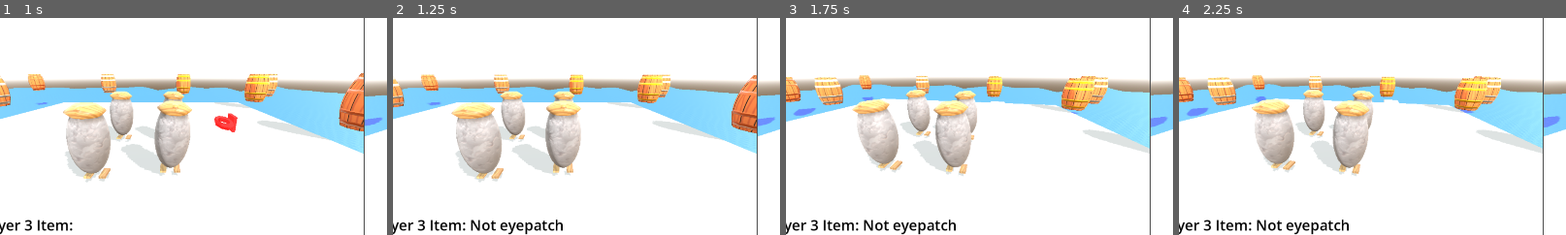
Above: before the commit, frames 1-4 (left to right).
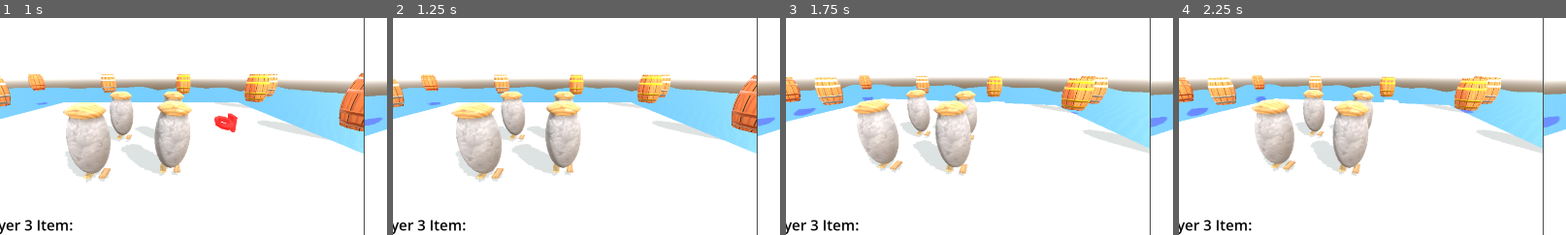
Above: after the commit, the same moments.

Repository: SofiaTilde/wrecked-DH2650-spel-project
Game: Godot game, scene res://node_3d.tscn
The game is run twice, just before and just after one commit, with the same random seed, the same clock (stepped at 60 frames per second) and the same inputs.
Inputs (mouse positions are % of the whole screen's width and height, from its top left):
- Up to frame 1 (1 s): move the mouse to (55, 50) at 0.52 s
- Up to frame 2 (1.25 s): no input
- Up to frame 3 (1.75 s): move the mouse to (45, 50) at 1.27 s
- Up to frame 4 (2.25 s): move the mouse to (52, 48) at 2.02 s
The pictures show only the part of the screen within x 3-53%, y 50-100%; the shares and areas given below are measured in that part.

Frame 1 is identical in both runs. In frame 2, 0.7% of the frame differs, in the area x 20-44%, y 92-100%; in frame 3, 0.7%; in frame 4, 0.7%.

Commit message:
Add eyepatch effect

Diff:
--- a/wrecked/items/effects/scripts/eyepatch.gd
+++ b/wrecked/items/effects/scripts/eyepatch.gd
@@ -1,14 +1,25 @@
 extends Item
+
+var textureNode: TextureRect
+var player: CharacterBody3D
 
 func _ready():
 	labelText = "Eyepatch"
+	overlayTexture = preload("res://items/effects/textures/eyepatch.png") as Texture2D
 
 func activateItem():
-	var player = detectHitPlayer()
+	player = detectHitPlayer()
 	if player == null:
 		return
-	applyEffect(player)
+	applyEffect()
 
-func applyEffect(player: CharacterBody3D):
-	player.update_item_label("hit player with eyepatch")
-	return
+func applyEffect():
+	textureNode = player.get_node("ItemEffect/TextureRect")
+	textureNode.texture = overlayTexture
+	#add timer before remove effect
+	removeEffect()
+
+func removeEffect():
+	#textureNode.texture = null
+	player.update_item_label("removed eyepatch")
+	queue_free()
--- a/wrecked/items/item_class.gd
+++ b/wrecked/items/item_class.gd
@@ -2,13 +2,16 @@
 class_name Item
 
 var labelText: String
+var overlayTexture: Texture2D
 
 func throw():
 	self.global_position += Vector3(0, 1, 0)
 	#do throw animation
+	self.visible = false
 	activateItem()
 
 func activateItem():
+	#each item defines their own activateItem function
 	return
 
 func detectHitPlayer() -> CharacterBody3D:
--- a/wrecked/player.tscn
+++ b/wrecked/player.tscn
@@ -26,3 +26,11 @@
 current = true
 
 [node name="ItemEffect" type="Node3D" parent="."]
+
+[node name="TextureRect" type="TextureRect" parent="ItemEffect"]
+anchors_preset = 15
+anchor_right = 1.0
+anchor_bottom = 1.0
+grow_horizontal = 2
+grow_vertical = 2
+expand_mode = 1
--- a/wrecked/player_controller.gd
+++ b/wrecked/player_controller.gd
@@ -111,7 +111,7 @@
 		await holdingItem.tree_exited
 	holdingItem = item
 	update_item_label(holdingItem.labelText)
-	throwItem()
+	throwItem() # temp, always "throw" to test effects
 
 func throwItem():
 	if holdingItem == null:
@@ -119,3 +119,4 @@
 	holdingItem.activateItem()
 	holdingItem.queue_free()
 	holdingItem = null
+	update_item_label("")
